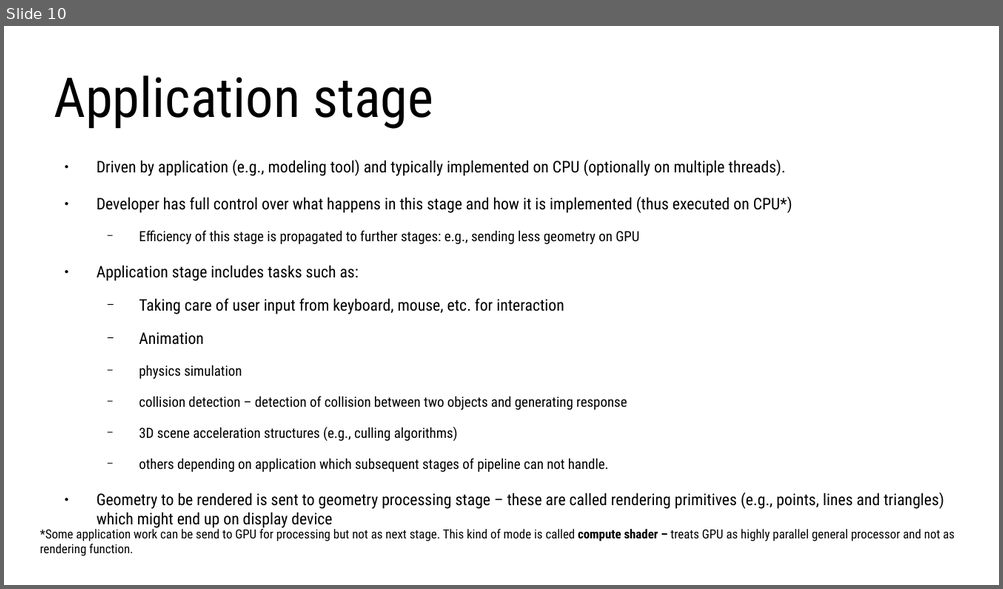
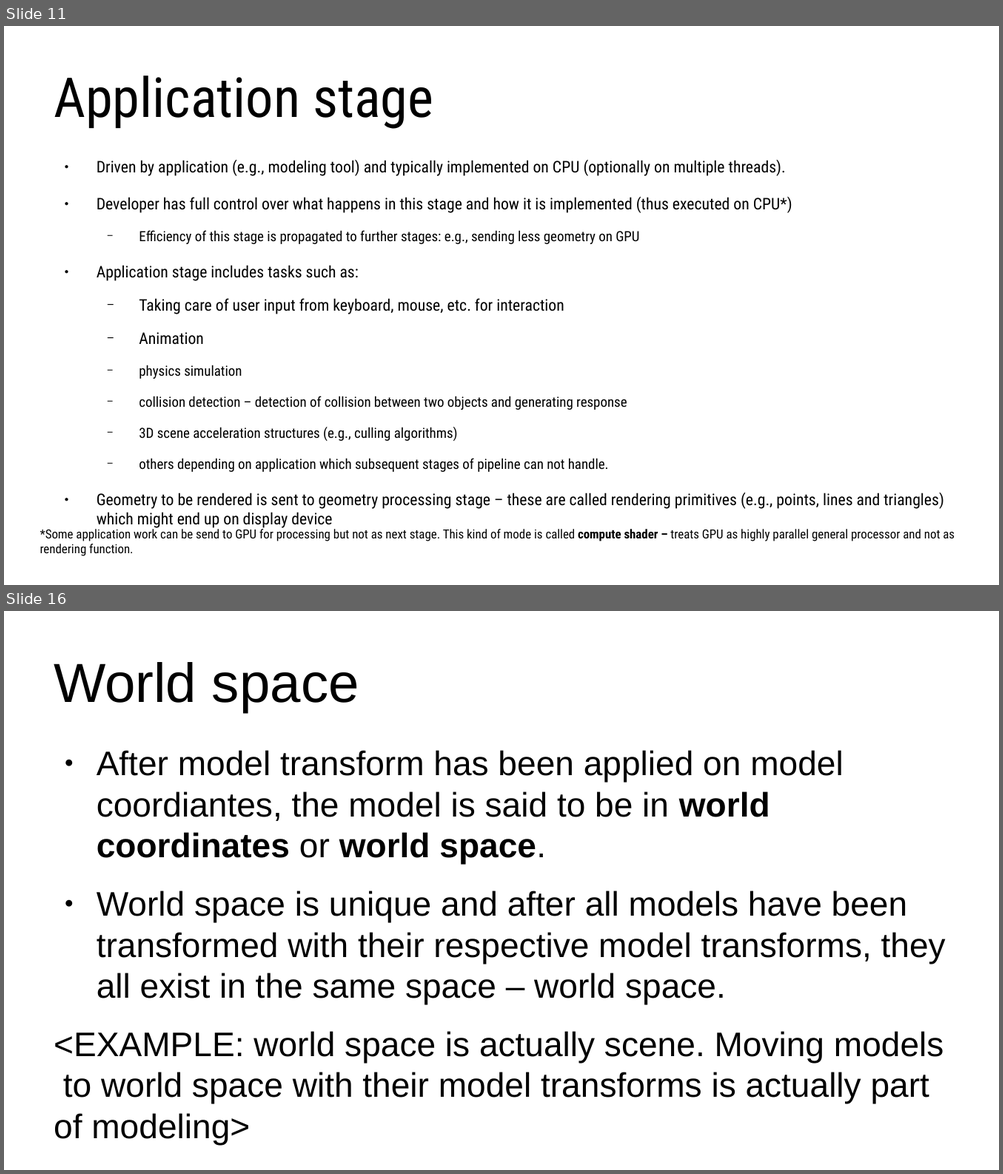
Before and after one commit to lorentzo/IntroductionToComputerGraphics, a slide deck: lectures/4_foundations_rendering/4_3_rasterization.odp. Shown one above the other, each under a label of ours: slide 10 before the commit, slides 11 and 16 after it; the slides between them are not shown. The pictures are 1003x589 and 1003x1174 pixels, drawn with LibreOffice and Linux fonts; fonts in the diff are those of the drawing. Boxes give left, top, right and bottom in pixels: in the first picture for what was removed or moved away, otherwise in the second. Text is boxed around its words. In the diff, an @@ line names an element or a change of style, - is before the commit and + after.

```diff
--- a/lectures/4_foundations_rendering/4_3_rasterization.odp
+++ b/lectures/4_foundations_rendering/4_3_rasterization.odp
@@ slide 16 added at <box>4,611,999,1170</box>, background #FFFFFF @@
@@ title added at <box>54,662,359,712</box>, 44 pt, text #000000 @@
+World space
@@ text added at <box>54,750,945,1145</box>, 27.2 pt, text #000000 @@
+● After model transform has been applied on model coordiantes, the model is said to be in world coordinates or world space.
+● World space is unique and after all models have been transformed with their respective model transforms, they all exist in the same space – world space.
+<EXAMPLE: world space is actually scene. Moving models to world space with their model transforms is actually part of modeling>
@@ what was slide 10 is now slide 11 @@
```
Also in this commit, not shown: 5 slides changed, 16 other slides added, 1 other file.
